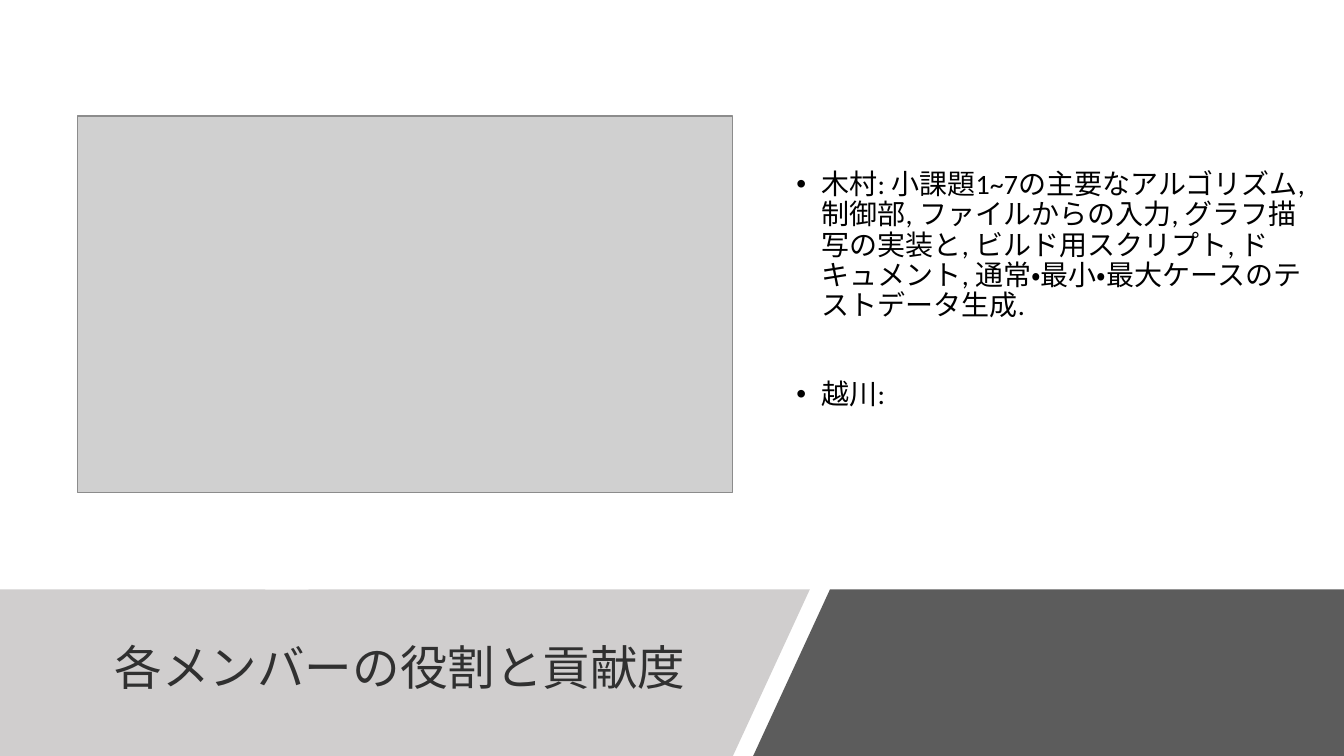
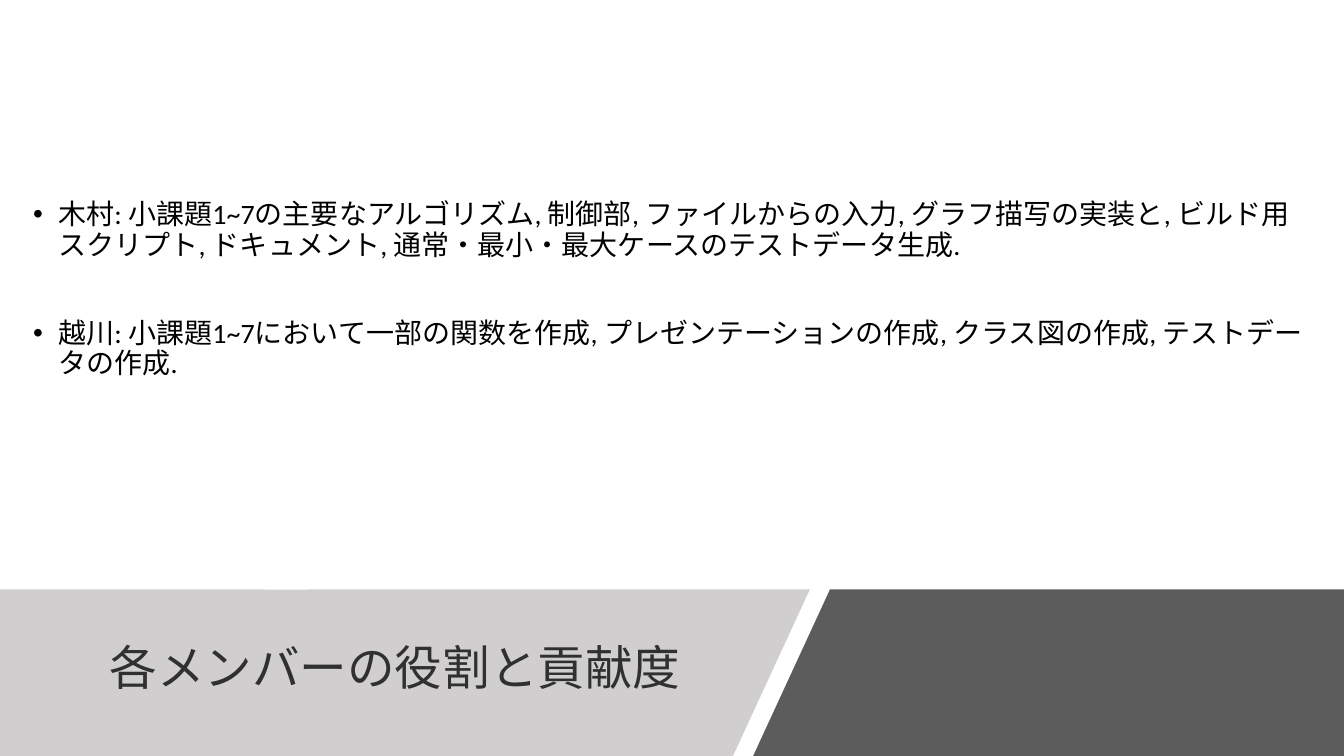
Before and after one commit to ie03-aizu-2019/ie03project-skys, a slide deck: slide 17 of Reports/Midterm.pptx. Drawn at 1344x756 pixels with LibreOffice and Linux fonts; fonts in the diff are those of the drawing; grey boxes stand for pictures. Boxes give left, top, right and bottom in pixels: in the first picture for what was removed or moved away, otherwise in the second. Text is boxed around its words. In the diff, an @@ line names an element or a change of style, - is before the commit and + after.

```diff
--- a/Reports/Midterm.pptx
+++ b/Reports/Midterm.pptx
@@ text "木村: 小課題1~7の主要なアルゴリズム, 制御部, ファイルからの入力, グラフ描写の実装と, ..." moved from (x1=822, y1=170, x2=1304, y2=407) to (x1=58, y1=200, x2=1303, y2=376) @@
@@ picture removed at (x1=78, y1=116, x2=733, y2=493) @@
@@ text at (x1=58, y1=319, x2=1303, y2=376): text changed @@
-• 越川:
+• 越川: 小課題1~7において一部の関数を作成, プレゼンテーションの作成, クラス図の作成, テストデータの作成.
@@ freeform shape at (x1=0, y1=590, x2=810, y2=756): outline redrawn @@
@@ title "各メンバーの役割と貢献度" moved from (x1=115, y1=645, x2=685, y2=689) to (x1=110, y1=645, x2=680, y2=689) @@
```
Also in this commit, not shown: 13 other slides changed, 2 slides added, 2 slides removed.
